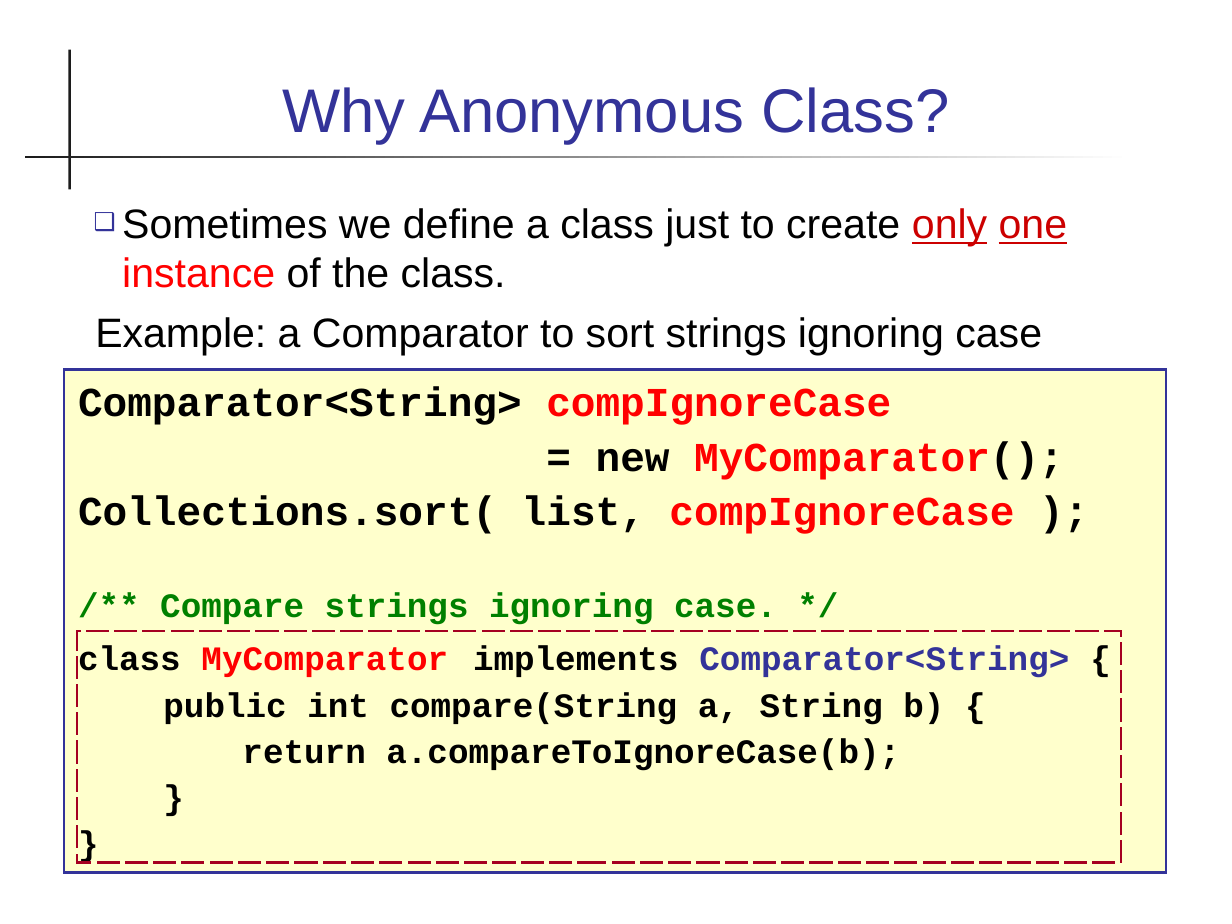
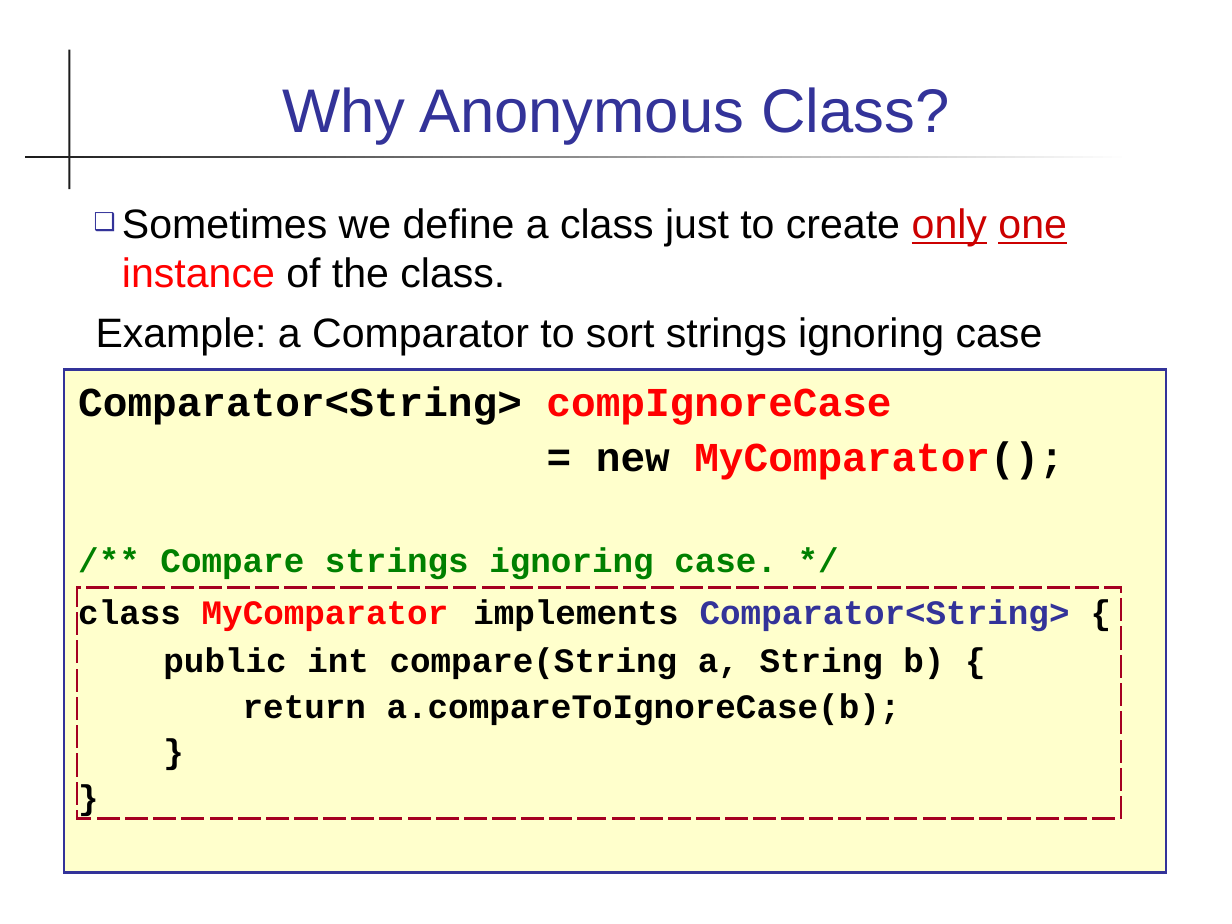
Before and after one commit to skeoop/skeoop.github.io, a slide deck: slide 2 of java-intermed/Anonymous-Class.ppt. Drawn at 1232x924 pixels with LibreOffice and Linux fonts; fonts in the diff are those of the drawing. Boxes give left, top, right and bottom in pixels: in the first picture for what was removed or moved away, otherwise in the second. Text is boxed around its words. In the diff, an @@ line names an element or a change of style, - is before the commit and + after.

```diff
--- a/java-intermed/Anonymous-Class.ppt
+++ b/java-intermed/Anonymous-Class.ppt
@@ text in rectangle at bbox=[78, 496, 1014, 534]: paragraph removed @@
-Collections.sort( list, compIgnoreCase );
@@ rectangle: place and size @@
-rectangle at bbox=[78, 631, 1122, 862]
+rectangle at bbox=[78, 588, 1122, 819]
```
Also in this commit, not shown: 6 other slides changed, 3 other files.
